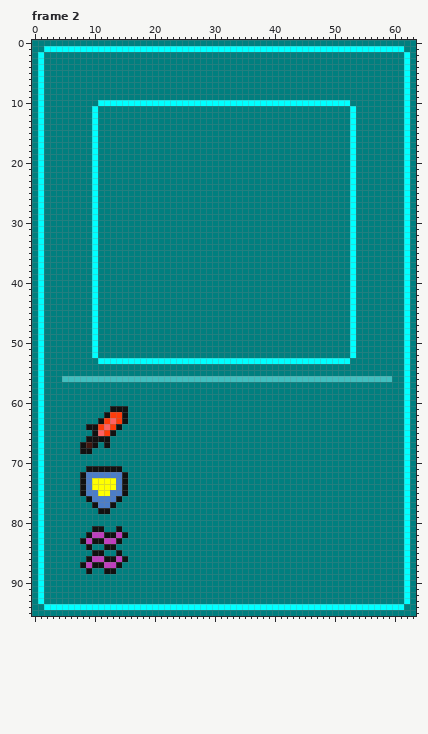
Pixel-art file, stored at sprites/item_cards.aseprite. That is the earlier state.
64x96 pixels, 3 frames. Shown: frame 2. The commit also changed other frames, which this record leaves out.
Once edited:
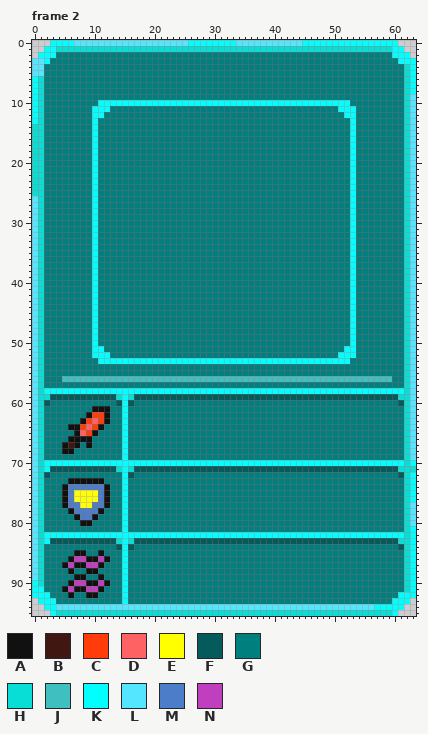
Palette (. is transparent): A #111111  B #401811  C #ff3c0a  D #ff6262  E #ffff00  F #055a5c  G #007f7f  H #08ded5  J #3fbfbf  K #00ffff  L #55e6ff  M #4b7dc8  N #bf3fbf
What changed:
layer "CardBase" now hidden
layer "CardBase #2" added
Frame 2:
y 0: x 0..63 GGGGGGGGGGGGGGGGGGGGGGGGGGGGGGGGGGGGGGGGGGGGGGGGGGGGGGGGGGGGGGGG -> ...KKKKLLLLLLLLLLLLLLLLLLLKKKKKKKKLLLLLLLLLLLKKKKKKKKKKKKKKKK...
y 1: x 0..1 GG -> ..; x 4..59 KKKKKKKKKKKKKKKKKKKKKKKKKKKKKKKKKKKKKKKKKKKKKKKKKKKKKKKK -> HHHHHHHHHHHHHHHHHHHHHHHHHHHHHHHHHHHHHHHHHHHHHHHHHHHHHHHH; x 62..63 GG -> ..
y 2: x 0 G -> .; x 2..3 GG -> KK; x 60..61 GG -> KK; x 63 G -> .
y 3: x 0..2 GKG -> LLK; x 61 G -> K; x 63 G -> K
y 4..5: x 0..1 GK -> LL; x 62..63 KG -> HK
y 6..8: x 0..1 GK -> KH; x 62..63 KG -> HK
y 9..10: x 0..1 GK -> KH; x 62..63 KG -> HL
y 11: x 0..1 GK -> KH; x 11..12 GG -> KK; x 51..52 GG -> KK; x 62..63 KG -> HL
y 12: x 0..1 GK -> KH; x 11 G -> K; x 52 G -> K; x 62..63 KG -> HL
y 13: x 0..1 GK -> KH; x 62..63 KG -> HL
y 14..25: x 0..1 GK -> HH; x 62..63 KG -> HL
y 26..50: x 0..1 GK -> LH; x 62..63 KG -> HL
y 51: x 0..1 GK -> LH; x 11 G -> K; x 52 G -> K; x 62..63 KG -> HL
y 52: x 0..1 GK -> LH; x 11..12 GG -> KK; x 51..52 GG -> KK; x 62..63 KG -> HL
y 53..57: x 0..1 GK -> LH; x 62..63 KG -> HL
y 58: x 0..63 GKGGGGGGGGGGGGGGGGGGGGGGGGGGGGGGGGGGGGGGGGGGGGGGGGGGGGGGGGGGGGKG -> LHKKKKKKKKKKKKKKKKKKKKKKKKKKKKKKKKKKKKKKKKKKKKKKKKKKKKKKKKKKKKHL
y 59: x 0..63 GKGGGGGGGGGGGGGGGGGGGGGGGGGGGGGGGGGGGGGGGGGGGGGGGGGGGGGGGGGGGGKG -> LHHFFFFFFFFFFFHKHFFFFFFFFFFFFFFFFFFFFFFFFFFFFFFFFFFFFFFFFFFFFHHL
y 60: x 0..2 GKG -> LHF; x 14..16 GGG -> FKF; x 61..63 GKG -> FHL
y 61: x 0..1 GK -> LH; x 10..15 GGGAAA -> AAAGGK; x 62..63 KG -> HL
y 62: x 0..1 GK -> LH; x 9..11 GGG -> ACC; x 13..15 CCA -> GGK; x 62..63 KG -> HL
y 63: x 0..1 GK -> LH; x 8..15 GGGACDCA -> ACDCAGGK; x 62..63 KG -> HL
y 64: x 0..1 GK -> LH; x 6..15 GGGAACDCAG -> AACDCAGGGK; x 62..63 KG -> HL
y 65: x 0..1 GK -> LH; x 7..9 GGG -> ADC; x 11..13 DCA -> GGG; x 15 G -> K; x 62..63 KG -> HL
y 66: x 0..1 GK -> LH; x 6..8 GGG -> AAA; x 10..12 AAA -> GGG; x 15 G -> K; x 62..63 KG -> HL
y 67: x 0..1 GK -> LH; x 5..10 GGGABA -> ABAGAG; x 12 A -> G; x 15 G -> K; x 62..63 KG -> HL
y 68: x 0..1 GK -> LH; x 5..6 GG -> AA; x 8..9 AA -> GG; x 15 G -> K; x 62..63 KG -> HL
y 69: x 0..1 GK -> LH; x 15 G -> K; x 62..63 KG -> HL
y 70: x 0..63 GKGGGGGGGGGGGGGGGGGGGGGGGGGGGGGGGGGGGGGGGGGGGGGGGGGGGGGGGGGGGGKG -> LHKKKKKKKKKKKKKKKKKKKKKKKKKKKKKKKKKKKKKKKKKKKKKKKKKKKKKKKKKKKKHK
y 71: x 0..63 GKGGGGGGGAAAAAAGGGGGGGGGGGGGGGGGGGGGGGGGGGGGGGGGGGGGGGGGGGGGGGKG -> LHKFFFFFFFFFFFHKHFFFFFFFFFFFFFFFFFFFFFFFFFFFFFFFFFFFFFFFFFFFFHHH
y 72: x 0..2 GKG -> LHF; x 8..16 AMMMMMMAG -> GGGGGGGKF; x 61..63 GKG -> FHK
y 73: x 0..1 GK -> LH; x 6..7 GG -> AA; x 9..15 MEEEEMA -> AAAGGGK; x 62..63 KG -> HK
y 74: x 0..1 GK -> LH; x 5..8 GGGA -> AMMM; x 10..15 EEEEMA -> MMAGGK; x 62..63 KG -> HK
y 75: x 0..1 GK -> LH; x 5..15 GGGAMMEEMMA -> AMEEEEMAGGK; x 62..63 KG -> HK
y 76: x 0..1 GK -> LH; x 5..10 GGGGAM -> AMEEEE; x 12..15 MMAG -> AGGK; x 62..63 KG -> HK
y 77: x 0..1 GK -> LH; x 5..10 GGGGGA -> AMMEEM; x 12..13 MA -> AG; x 15 G -> K; x 62..63 KG -> HL
y 78: x 0..1 GK -> LH; x 6..10 GGGGG -> AMMMM; x 12 A -> G; x 15 G -> K; x 62..63 KG -> HL
y 79: x 0..1 GK -> LH; x 7..10 GGGG -> AMMA; x 15 G -> K; x 62..63 KG -> HL
y 80: x 0..1 GK -> LH; x 8..9 GG -> AA; x 15 G -> K; x 62..63 KG -> HL
y 81: x 0..1 GK -> LH; x 10..11 AA -> GG; x 14..15 AG -> GK; x 62..63 KG -> HK
y 82: x 0..63 GKGGGGGGGANNAANAGGGGGGGGGGGGGGGGGGGGGGGGGGGGGGGGGGGGGGGGGGGGGGKG -> LHKKKKKKKKKKKKKKKKKKKKKKKKKKKKKKKKKKKKKKKKKKKKKKKKKKKKKKKKKKKKHK
y 83: x 0..63 GKGGGGGGANAANNAGGGGGGGGGGGGGGGGGGGGGGGGGGGGGGGGGGGGGGGGGGGGGGGKG -> LHKFFFFFFFFFFFHKHFFFFFFFFFFFFFFFFFFFFFFFFFFFFFFFFFFFFFFFFFFFFHHK
y 84: x 0..1 GK -> LH; x 9 A -> G; x 12..16 AAGGG -> GGFKF; x 61..63 GKG -> FHK
y 85: x 0..1 GK -> LH; x 7..8 GG -> AA; x 10 A -> G; x 14..15 AG -> GK; x 62..63 KG -> HK
y 86: x 0..1 GK -> LH; x 6..8 GGG -> ANN; x 10 N -> A; x 13..15 ANA -> GGK; x 62..63 KG -> HK
y 87: x 0..1 GK -> LH; x 5..7 GGG -> ANA; x 10 A -> N; x 12..15 NNAG -> GGGK; x 62..63 KG -> HK
y 88: x 0..1 GK -> LH; x 6 G -> A; x 10 G -> A; x 12..13 AA -> GG; x 15 G -> K; x 62..63 KG -> HK
y 89: x 0..1 GK -> LH; x 7..8 GG -> AA; x 11 G -> A; x 15 G -> K; x 62..63 KG -> HK
y 90: x 0..1 GK -> KH; x 6..12 GGGGGGG -> ANNAANA; x 15 G -> K; x 62..63 KG -> HK
y 91: x 0 G -> K; x 5..11 GGGGGGG -> ANAANNA; x 15 G -> K; x 62..63 KG -> HK
y 92: x 0 G -> K; x 2 G -> K; x 6 G -> A; x 9..10 GG -> AA; x 15 G -> K; x 61 G -> K; x 63 G -> K
y 93: x 0 G -> .; x 2..3 GG -> KK; x 15 G -> K; x 60..61 GG -> KK; x 63 G -> .
y 94: x 0..1 GG -> ..; x 4..56 KKKKKKKKKKKKKKKKKKKKKKKKKKKKKKKKKKKKKKKKKKKKKKKKKKKKK -> LLLLLLLLLLLLLLLLLLLLLLLLLLLLLLLLLLLLLLLLLLLLLLLLLLLLL; x 62..63 GG -> ..
y 95: x 0..63 GGGGGGGGGGGGGGGGGGGGGGGGGGGGGGGGGGGGGGGGGGGGGGGGGGGGGGGGGGGGGGGG -> ...KHHHHHHHHHHHHHHHHHHHHHHHHHHHHHHHHHHHHHHHHHHHHHHHHHHHHHHHHK...
Pixel boxes of the changes (left, top, right, bottom) in both pictures:
changed: (32, 40, 416, 616)
